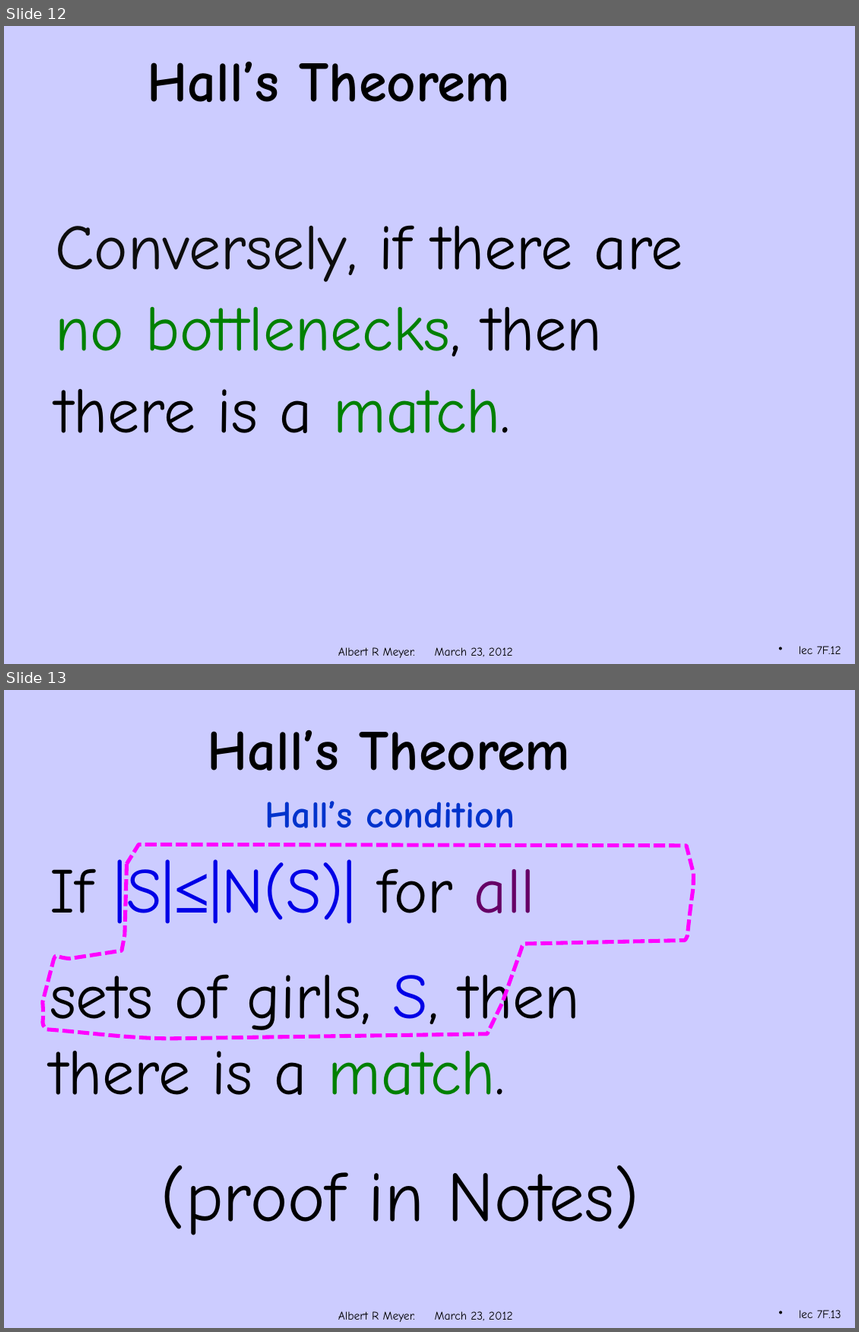
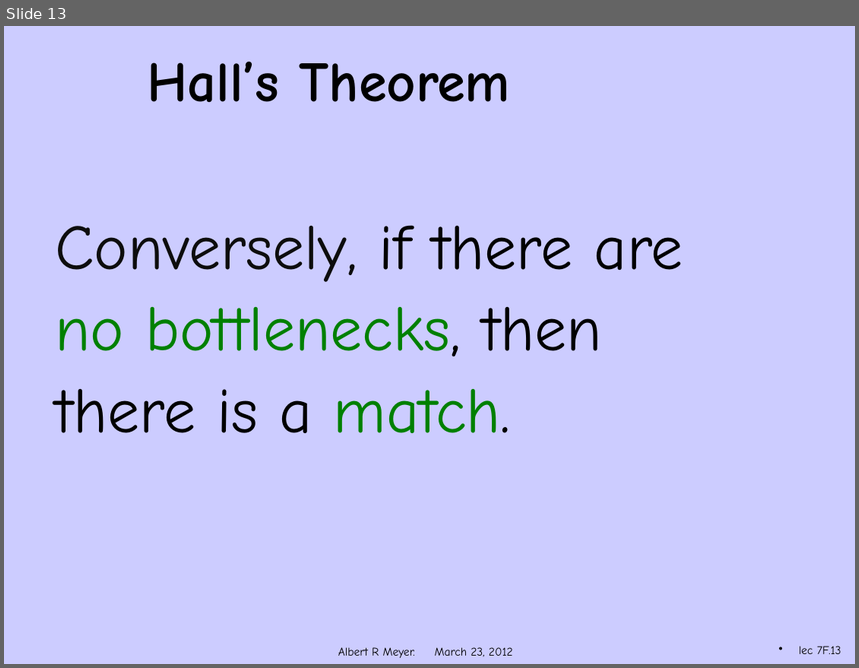
Before and after one commit to armeyer/mcs_web, a slide deck: spring12/slidesS12/bipartite-matching.pptx. Shown one above the other, each under a label of ours: slides 12 and 13 before the commit, slide 13 after it. The pictures are 859x1332 and 859x668 pixels, drawn with LibreOffice and Linux fonts; fonts in the diff are those of the drawing; background and template pictures are left out. Boxes give left, top, right and bottom in pixels: in the first picture for what was removed or moved away, otherwise in the second. Text is boxed around its words. In the diff, an @@ line names an element or a change of style, - is before the commit and + after.

Commit message:
add hall-proof.pptx, edit bipartite-matching.pptx

```diff
--- a/spring12/slidesS12/bipartite-matching.pptx
+++ b/spring12/slidesS12/bipartite-matching.pptx
@@ slide 13 removed at bbox=[4, 690, 855, 1328], background #CCCCFF; not listed: 1 template element that a slide beside it also shows @@
@@ title removed at bbox=[208, 730, 571, 771] @@
-Hall’s Theorem
@@ text removed at bbox=[265, 801, 515, 828] @@
-Hall’s condition
@@ freeform shape removed at bbox=[40, 845, 694, 1039] @@
@@ text removed at bbox=[50, 858, 580, 1095] @@
-If |S|≤|N(S)| for all
-sets of girls, S, then
-there is a match.
@@ text removed at bbox=[161, 1165, 639, 1236] @@
-(proof in Notes)
@@ page number removed at bbox=[799, 1310, 842, 1319] @@
-lec 7F.13
@@ what was slide 12 is now slide 13 @@
@@ page number at bbox=[799, 646, 842, 655]: text changed @@
-lec 7F.12
+lec 7F.13
```
Also in this commit, not shown: 3 slides changed, 1 slide added, 2 other slides removed, 1 other file.
